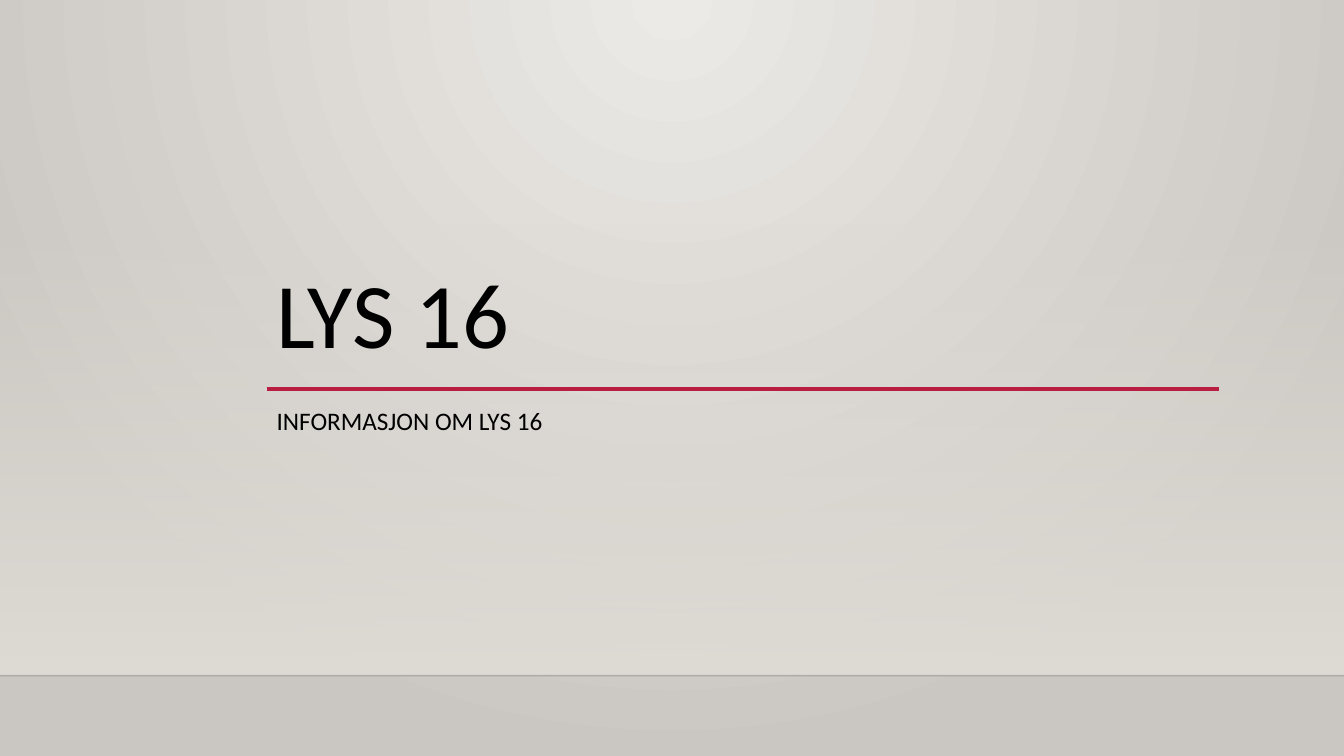
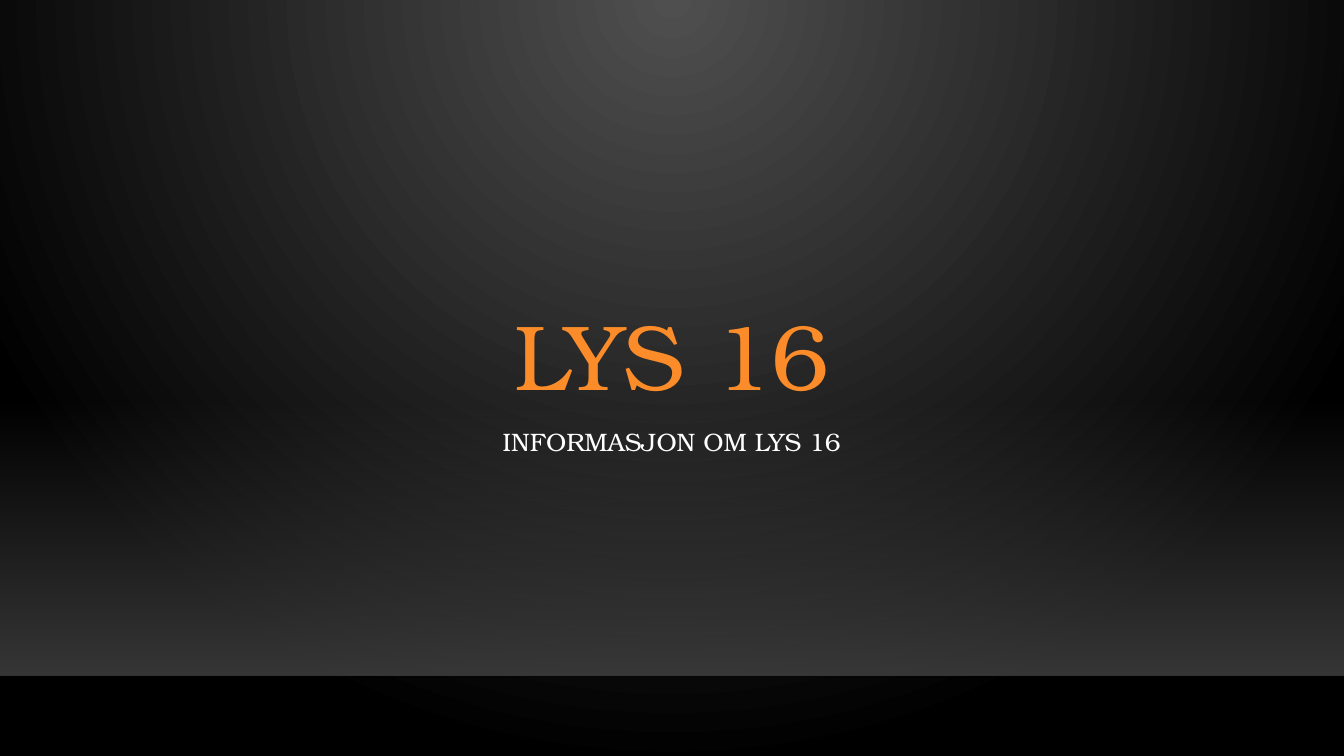
Before and after one commit to skaretk/lightcontrols, a slide deck: slide 16 of light_controller/light_control.pptm. Drawn at 1344x756 pixels with LibreOffice and Linux fonts; fonts in the diff are those of the drawing; background and template pictures are left out. Boxes give left, top, right and bottom in pixels: in the first picture for what was removed or moved away, otherwise in the second. Text is boxed around its words. In the diff, an @@ line names an element or a change of style, - is before the commit and + after.

Commit message:
Improve serial line parsing on arduino. Add slides for presentaion. Remap pins according to PCB.

```diff
--- a/light_controller/light_control.pptm
+++ b/light_controller/light_control.pptm
@@ background gradient #ECEAE7 to #CAC7C1 to gradient #505050 to #000000 @@
@@ title "LYS 16": place and size @@
-title "LYS 16" at <box>277,285,508,349</box>
+title "LYS 16" at <box>514,326,829,391</box>
@@ title "LYS 16" at <box>514,326,829,391</box>: font Calibri to TeX Gyre Bonum, text colour #000000 to #FB8C29; alignment left to centre @@
@@ line removed from (266, 389) to (1219, 389) @@
@@ rectangle: place and size @@
-rectangle at <box>0,223,1344,676</box>
+rectangle at <box>0,399,1344,676</box>
@@ rectangle at <box>0,399,1344,676</box>: fill gradient #DFDBD5 to gradient #454545 @@
@@ subtitle "INFORMASJON OM LYS 16": place and size @@
-subtitle "INFORMASJON OM LYS 16" at <box>277,413,543,430</box>
+subtitle "INFORMASJON OM LYS 16" at <box>503,433,840,452</box>
@@ subtitle "INFORMASJON OM LYS 16" at <box>503,433,840,452</box>: font Calibri to TeX Gyre Bonum, text colour #000000 to #FFFFFF; alignment left to centre @@
```
Also in this commit, not shown: 1 other slide changed, 14 slides added, 14 slides removed, 4 other files.
